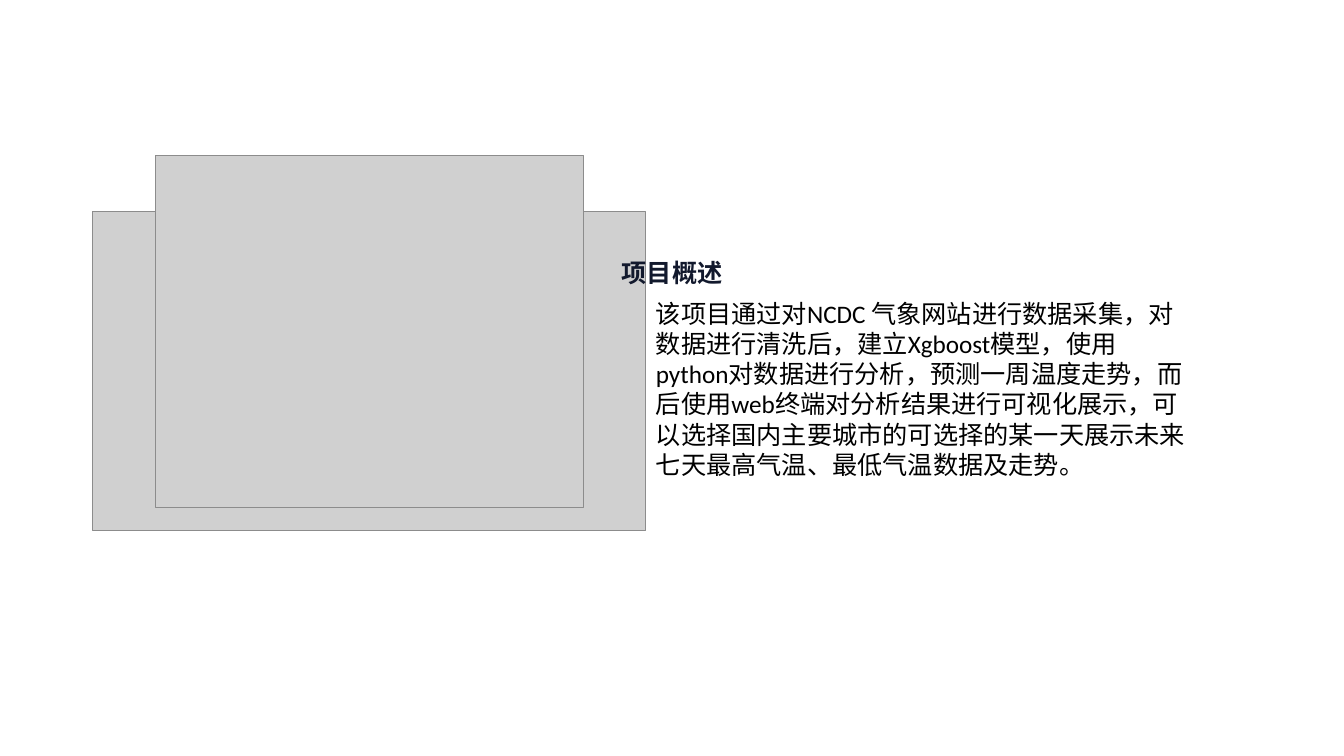
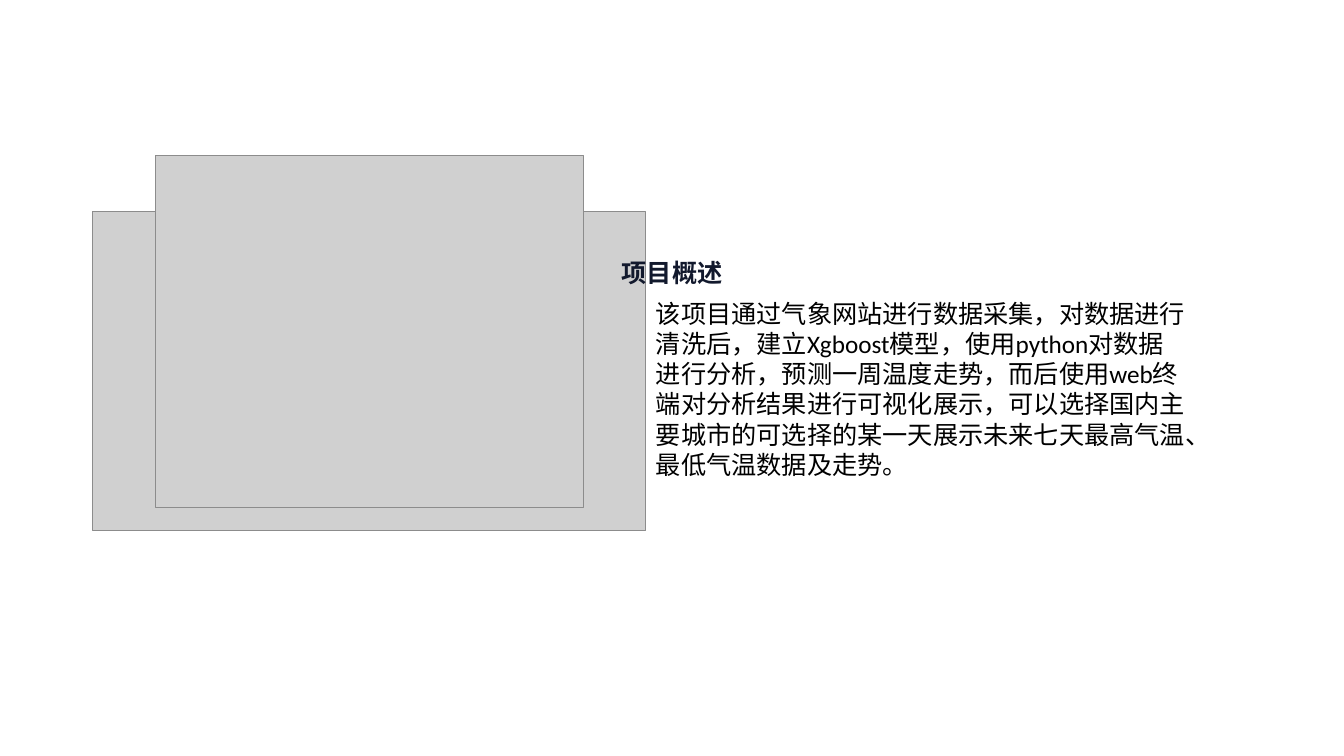
Before and after one commit to justinbelieber/Meteorological-data-analysis, a slide deck: slide 4 of 天气预测系统答辩.pptx. Drawn at 1344x756 pixels with LibreOffice and Linux fonts; fonts in the diff are those of the drawing; grey boxes stand for pictures; background and template pictures are left out. Boxes give left, top, right and bottom in pixels: in the first picture for what was removed or moved away, otherwise in the second. Text is boxed around its words. In the diff, an @@ line names an element or a change of style, - is before the commit and + after.

Commit message:
天气预测系统答辩PPT（新）

```diff
--- a/天气预测系统答辩.pptx
+++ b/天气预测系统答辩.pptx
@@ text at [656,301,1210,476]: text changed @@
-该项目通过对NCDC 气象网站进行数据采集，对数据进行清洗后，建立Xgboost模型，使用python对数据进行分析，预测一周温度走势，而后使用web终端对分析结果进行可视化展示，可以选择国内主要城市的可选择的某一天展示未来七天最高气温、最低气温数据及走势。
+该项目通过气象网站进行数据采集，对数据进行清洗后，建立Xgboost模型，使用python对数据进行分析，预测一周温度走势，而后使用web终端对分析结果进行可视化展示，可以选择国内主要城市的可选择的某一天展示未来七天最高气温、最低气温数据及走势。
```
Also in this commit, not shown: 2 other slides changed, 1 slide added.
